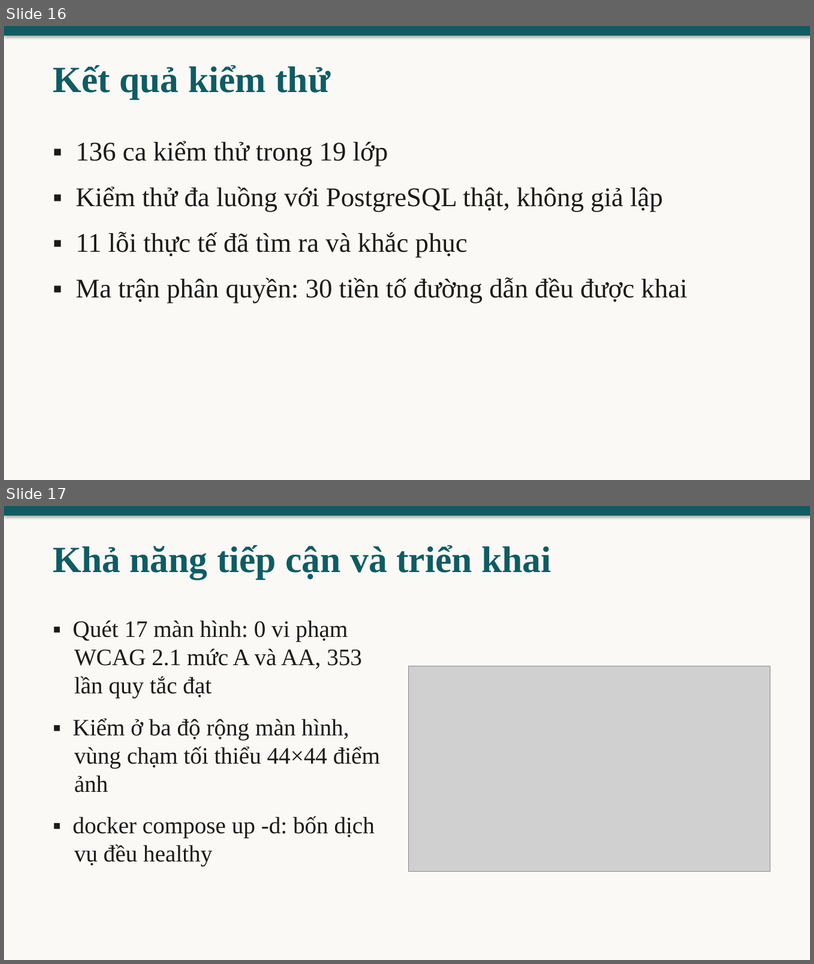
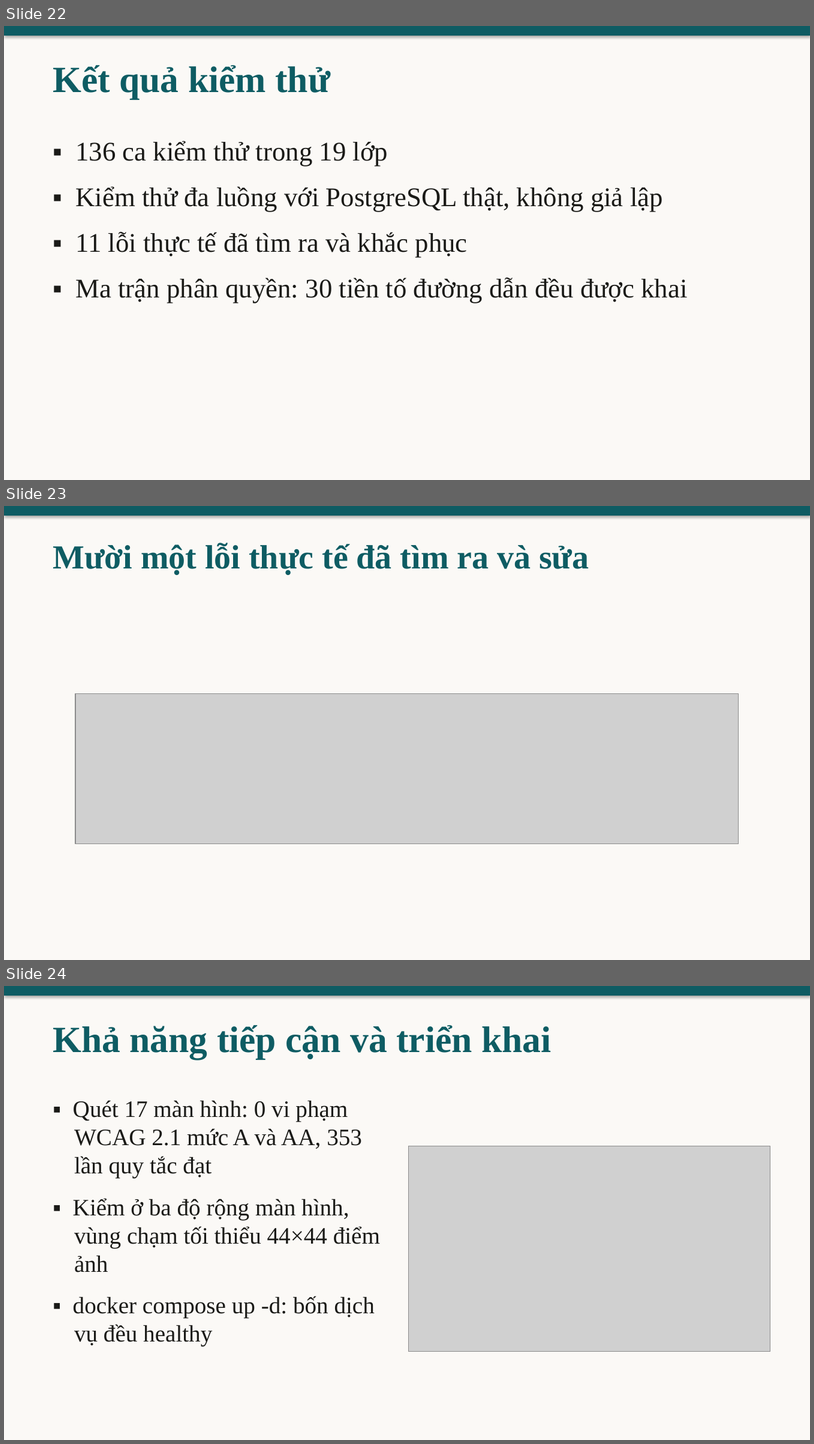
Before and after one commit to nhquan403/cn-dx23tt11-nguyenhongquan-homestay-tvu, a slide deck: thesis/abs/slide-bao-ve.pptx. Shown one above the other, each under a label of ours: slides 16 and 17 before the commit, slides 22, 23 and 24 after it. The pictures are 814x964 and 814x1444 pixels, drawn with LibreOffice and Linux fonts; fonts in the diff are those of the drawing; grey boxes stand for pictures. Boxes give left, top, right and bottom in pixels: in the first picture for what was removed or moved away, otherwise in the second. Text is boxed around its words. In the diff, an @@ line names an element or a change of style, - is before the commit and + after.

```diff
--- a/thesis/abs/slide-bao-ve.pptx
+++ b/thesis/abs/slide-bao-ve.pptx
@@ slide 23 added at (4,506,810,960), background #FBF9F6 @@
@@ rectangle added at (4,506,810,516), fill #0E5C63 @@
@@ text added at (53,543,589,575), 40 pt, text #0E5C63, bold @@
+Mười một lỗi thực tế đã tìm ra và sửa
@@ picture added at (75,694,739,844) @@
@@ what was slide 16 is now slide 22 @@
@@ what was slide 17 is now slide 24 @@
```
Also in this commit, not shown: 6 other slides added, 6 other files.
